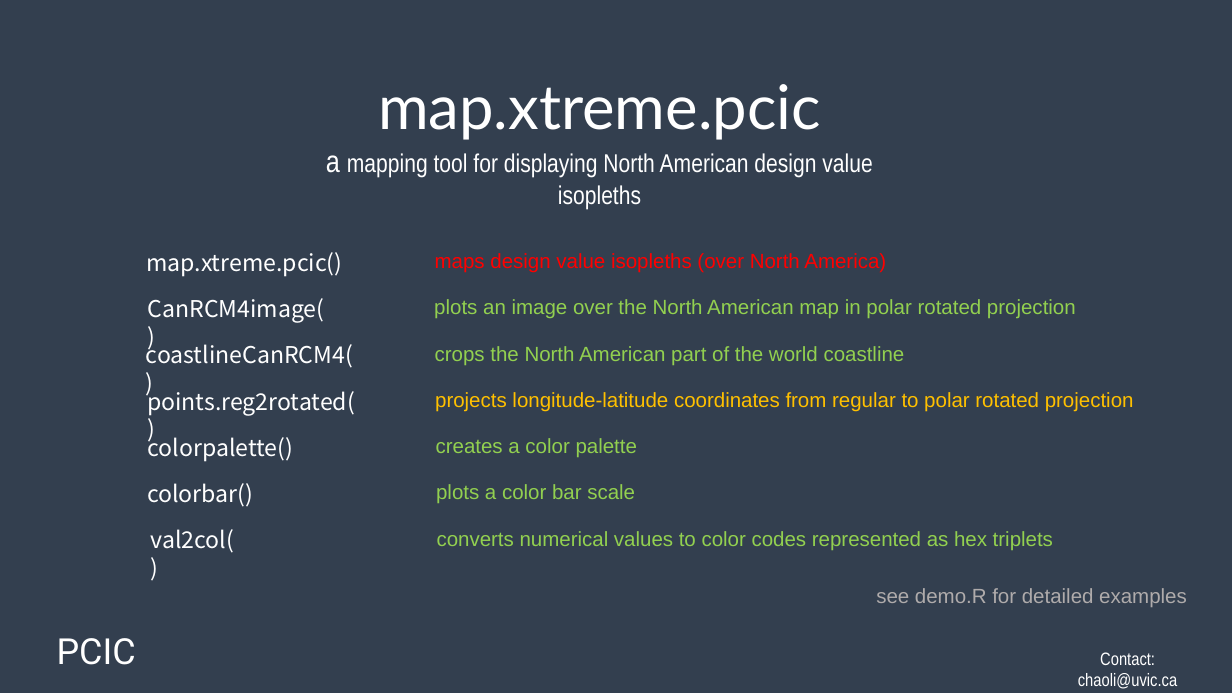
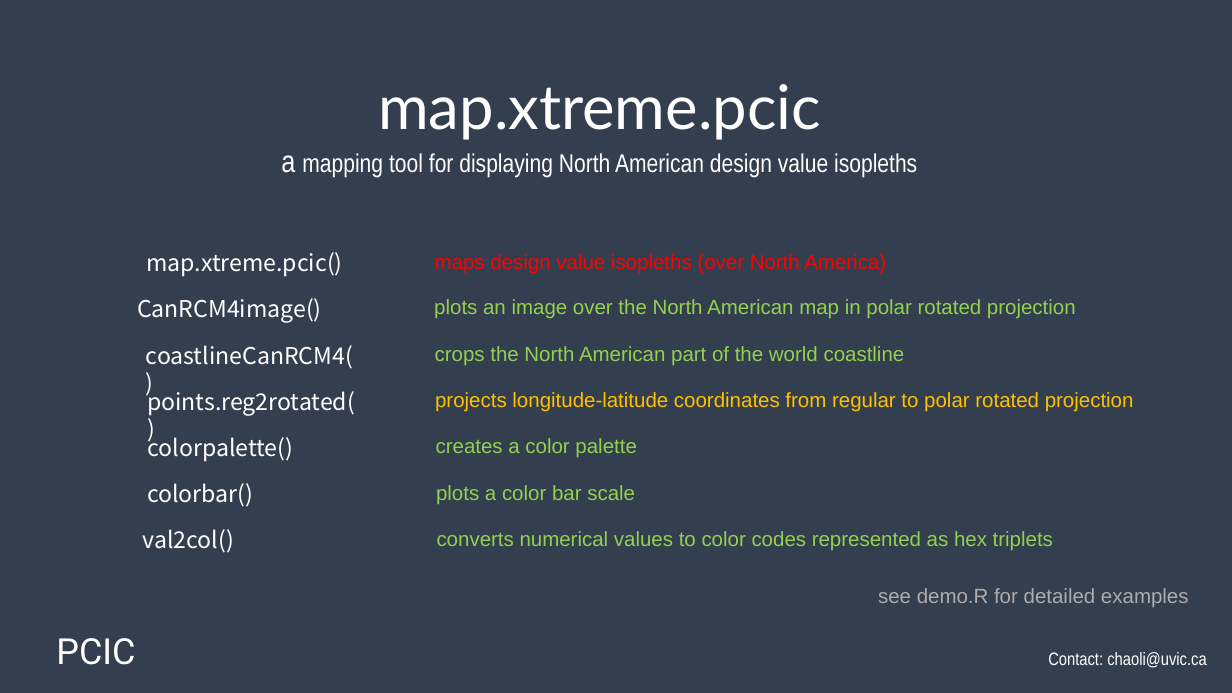
Before and after one commit to pacificclimate/climpyrical, a slide deck: slide 5 of Readme.pptx. Drawn at 1232x693 pixels with LibreOffice and Linux fonts; fonts in the diff are those of the drawing. Boxes give left, top, right and bottom in pixels: in the first picture for what was removed or moved away, otherwise in the second. Text is boxed around its words. In the diff, an @@ line names an element or a change of style, - is before the commit and + after.

```diff
--- a/Readme.pptx
+++ b/Readme.pptx
@@ background #333F50 to #333F4F @@
@@ text "map.xtreme.pcic" rewrapped from bbox=[326, 84, 872, 178] to bbox=[281, 84, 917, 178] @@
@@ text "CanRCM4image()" rewrapped from bbox=[148, 298, 325, 323] to bbox=[137, 298, 322, 323] @@
@@ text "coastlineCanRCM4()" rewrapped from bbox=[146, 340, 353, 368] to bbox=[146, 345, 353, 369] @@
@@ text "val2col()" rewrapped from bbox=[151, 529, 234, 553] to bbox=[143, 529, 234, 553] @@
@@ text "Contact: chaoli@uvic.ca" rewrapped from bbox=[1078, 652, 1177, 689] to bbox=[1048, 652, 1206, 668] @@
```
Also in this commit, not shown: 9 other slides changed, 4 other files.
